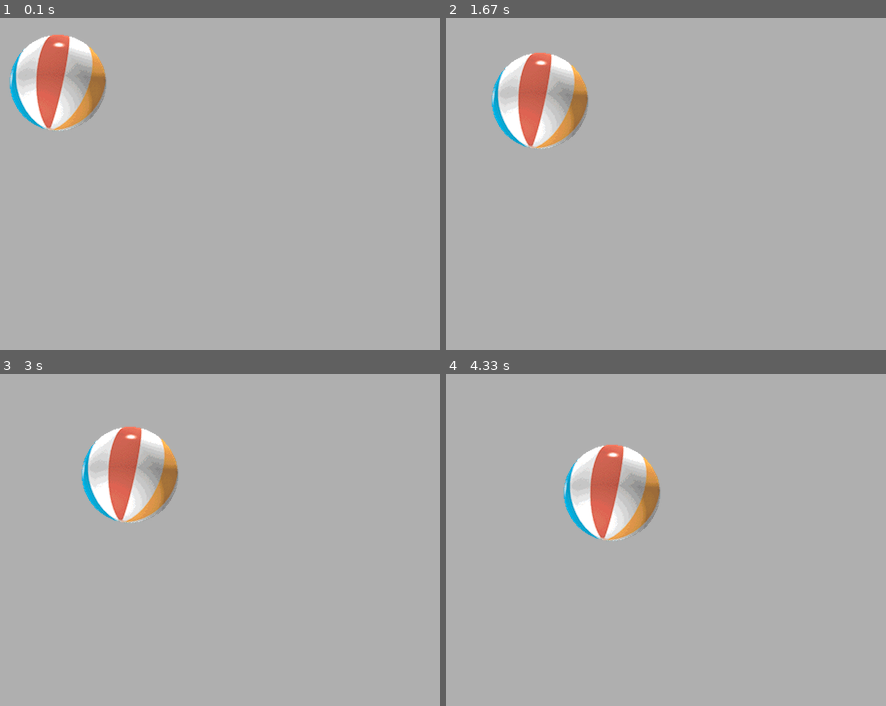
Above: before the commit, frames 1-4 (two rows, left to right).
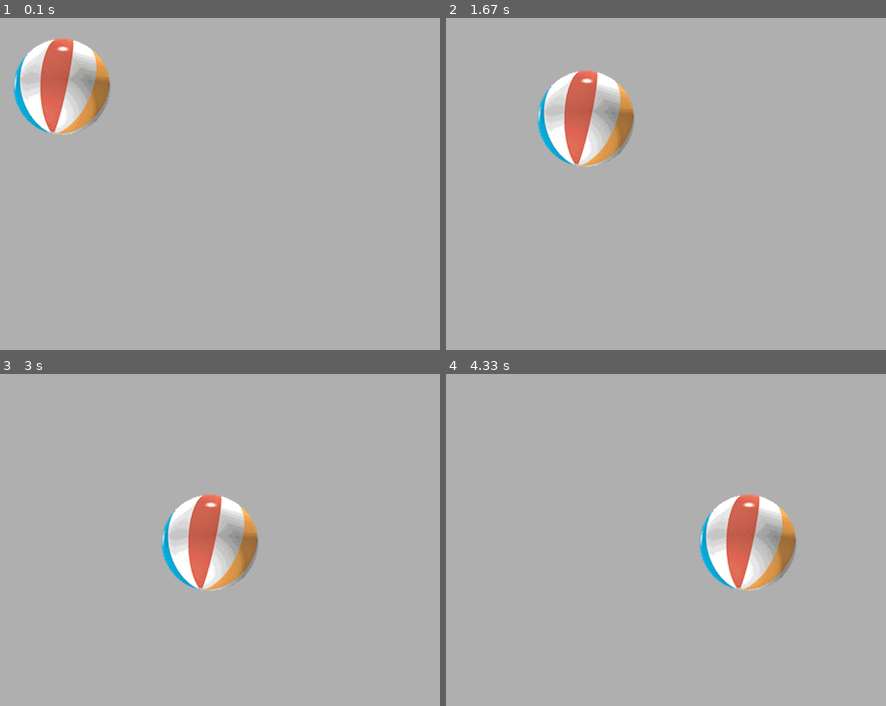
Above: after the commit, the same moments.

Repository: SeanP94/pyUi
Game: pygame game, started from pyUi.py
Two runs of this game, one before a commit and one after it. Both use one fixed random seed, a clock stepped at 60 frames per second and the inputs below.
Inputs (mouse positions are in pixels of both pictures, inside the frame that each line leads up to):
- Up to frame 1 (0.1 s): no input
- Up to frame 2 (1.67 s): click (846, 160) at 0.38 s; click (595, 346) at 0.72 s; click (outside the picture) at 1.05 s; click (846, 257) at 1.38 s
- Up to frame 3 (3 s): click (outside the picture) at 1.72 s; click (outside the picture) at 2.05 s; click (outside the picture) at 2.38 s; click (211, 656) at 2.72 s
- Up to frame 4 (4.33 s): click (outside the picture) at 3.05 s; click (outside the picture) at 3.38 s; click (outside the picture) at 3.72 s; click (outside the picture) at 4.05 s

The runs differ from the first frame. In frame 1, 2.4% of the frame differs, in the area x 2-25%, y 5-36%; in frame 2, 7.1%; in frame 3, 8.6%, in the area x 18-59%, y 15-66%; in frame 4, 8.6%.

Commit message:
Started working with normalizing. Its not working correctly yet

Diff:
--- a/pyUi.py
+++ b/pyUi.py
@@ -42,7 +42,7 @@
         ball.updateBall(event)
 def update():
     '''Placeholder for now, does nothing'''
-    pass
+    ball.dragBall(pg.mouse.get_pos())
 
 
 def draw():
--- a/src/ballGame.py
+++ b/src/ballGame.py
@@ -1,7 +1,7 @@
 import pygame as pg
 import random
 import pygameglobals as g
-
+import math
 class BallRand():
     def __init__(self, cpath):
         self.BALLH = 100
@@ -70,7 +70,17 @@
         moveList = []
         for pos, ball in zip(posTuple, self.ballRect.center):
             i = 1 if (ball - pos) < 0 else -1
-            moveList.append(i * min(self.ballSpeed, abs(ball - pos)))
+            moveList.append(i * min(self.ballSpeed, abs((ball - pos) - 1)))
+            print(ball, pos, ball - pos)
+        print(moveList)
+        # Normalize logic
+        def normalize(moveList):
+            if (moveList[0] > 1 or moveList[0] < -1) and (moveList[1] > 1 or moveList[1] < -1):
+                v = abs(math.sqrt(moveList[0] ** 2 + moveList[1] ** 2))
+                moveList[0] /= v
+                moveList[1] /= v
+
+        normalize(moveList)
         print(moveList)
         self.ballRect.left += moveList[0]
         self.ballRect.top += moveList[1]
